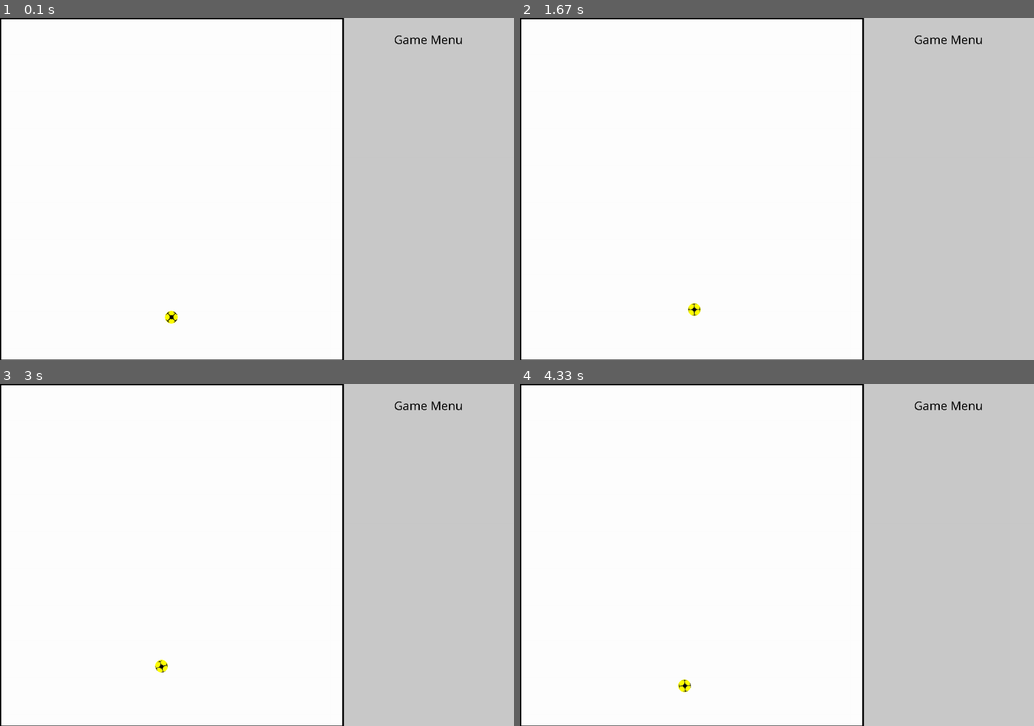
Above: before the commit, frames 1-4 (two rows, left to right).
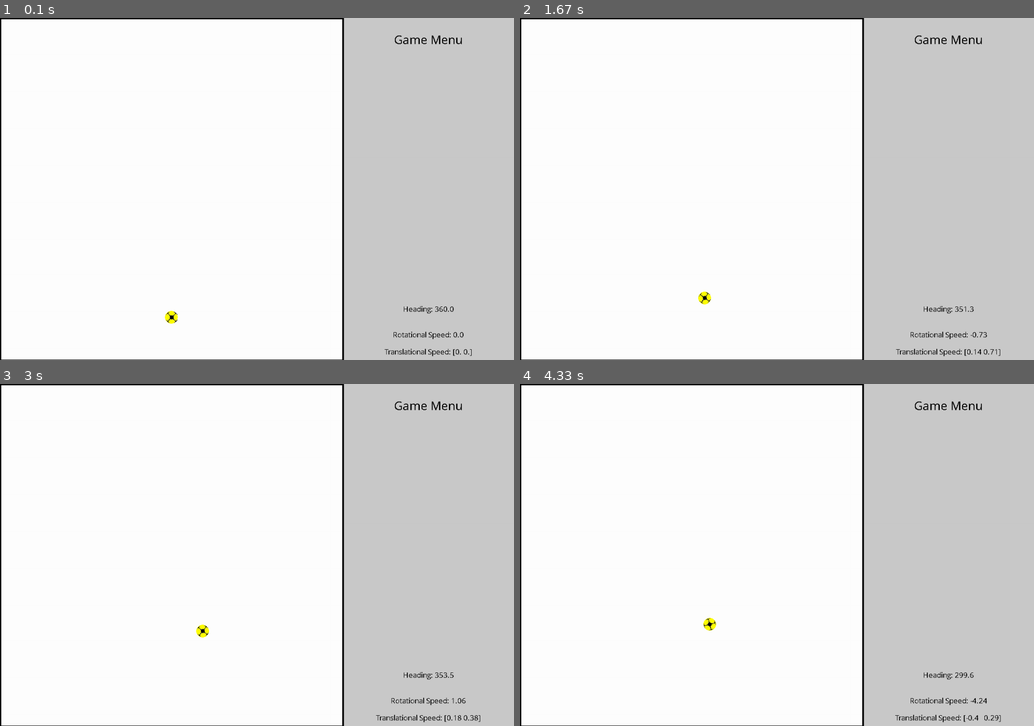
Above: after the commit, the same moments.

Repository: Erikx3/2D_Pygame_Drone_Simulation
Game: pygame game, started from main.py
Two runs of this game, one before a commit and one after it. Both use one fixed random seed, a clock stepped at 60 frames per second and the inputs below.
Inputs:
- Up to frame 1 (0.1 s): no input
- Up to frame 2 (1.67 s): hold A 0.33-0.8 s; hold Right 0.33-0.8 s; hold Right 0.83-1.3 s; hold D 0.83-1.3 s; hold Up 1.33-1.63 s
- Up to frame 3 (3 s): hold Right 1.67-2.13 s; hold D 1.67-2.13 s; hold Left 2.17-2.7 s; hold A 2.17-2.7 s; hold Down from 2.73 s (still down)
- Up to frame 4 (4.33 s): release Down at 3.03 s; hold Left 3.07-3.47 s; hold A 3.07-3.47 s; hold Up 3.5-3.87 s; hold Right from 3.9 s (still down); hold D from 3.9 s (still down)

The runs differ from the first frame. In frame 1, 0.4% of the frame differs, in the area x 32-92%, y 84-99%; in frame 2, 0.5%; in frame 3, 0.5%, in the area x 30-94%, y 70-99%; in frame 4, 0.5%.

Commit message:
Make first working flying manuell dynamics :)!

Diff:
--- a/drone.py
+++ b/drone.py
@@ -13,6 +13,8 @@
         # TODO: Think about adding these to Game Menu
         self.radius = 0.15  # [m]
         self.drone_mass = 1  # [kg]
+        self.damp_t = 0.5  # translational damping [kg/s]
+        self.damp_r = 0.05  # rotational damping [kg*m^2/s]
 
         self.x0 = (self.env.PLAYGROUND_WIDTH / 2) / self.env.m_to_pxl  # Initial Position in x [m]
         self.y0 = 100 / self.env.m_to_pxl  # Initial Position in y [m]
@@ -30,35 +32,63 @@
         self.pos = np.array([self.x0, self.y0])  # x and y
         self.psi = self.psi0  # Yaw angle [rad] (always equal to body frame, since we do not have pitch, roll)
         self.speed_nav = np.array([0, 0])
-        # Set state, forces and dynamic values (all in body frame!!)
+
+        # Set state, forces and dynamic values in BODY FRAME!!
         self.r = 0  # Yaw Rate [rad/s]
         self.r_dot = 0  # Yaw Acc [rad/s^2]
-        self.speed = np.array([0, 0])  # x_dot, y_dot
-        self.acc = np.array([0, 0])  # x_dot_dot, y_dot_dot
-        self.F = np.array([0, 0])  # F_x and F_y (total forces)
-        self.F_drag = np.array([0, 0])  # F_drag_x, F_drag_y
-        self.F_user = np.array([0, 0])  # User force input (since 2D)
+        self.speed = np.array([0, 0])  # u, v [m/s]
+        self.acc = np.array([0, 0])  # u_dot, v_dot [m/s^2]
+        self.F = np.array([0, 0])  # F_xb and F_yb (total forces)
+        self.F_drag = np.array([0, 0])  # F_drag_xb, F_drag_yb
+        self.F_user = np.array([0.0, 0.0])  # User force input
+        self.M = 0  # total moment [Nm]
+        self.M_drag = 0
+        self.M_user = 0.0
+        self.body_to_nav = np.array([[0, 0],
+                                    [0, 0]])  # Init transformation matrix
+        self.J = 0.5*self.drone_mass*self.radius**2  # Inertia formula for thin circular disk
 
-        self.body_to_nav = np.array([[0, 0],
-                                    [0, 0]])
-
+    # TODO: Add vector with optional buttons for displaying
     def equation_of_motion(self):
         self.body_to_nav = np.array([[np.cos(self.psi), -np.sin(self.psi)],
                                     [np.sin(self.psi), np.cos(self.psi)]])
         # simple semi-implicit-euler used here
-        self.speed = self.speed + self.acc * self.env.dt
-        self.speed_nav = np.dot(self.body_to_nav, self.speed)
+        # self.speed = self.speed + self.acc * self.env.dt
+        # self.speed_nav = np.dot(self.body_to_nav, self.speed)
+        self.speed_nav = self.speed_nav + np.dot(self.body_to_nav, self.acc) * self.env.dt
+        self.speed = np.dot(np.linalg.inv(self.body_to_nav), self.speed_nav)
         self.pos = self.pos + self.speed_nav * self.env.dt
-        self.psi = (self.psi + self.r + 2 * np.pi) % (2 * np.pi) # Values are always between 0 and 2 pi
         self.r = self.r + self.r_dot * self.env.dt
+        self.psi = (self.psi + self.r * self.env.dt + 2 * np.pi) % (2 * np.pi)  # Values are always between 0 and 2 pi
 
     def calculate_forces(self):
-        self.acc = np.array([0.1, 0.1])
-        self.r_dot = 0.01
+        # Calculate Drag Forces
+        self.F_drag = self.speed * self.damp_t * -1
+        self.M_drag = self.r * self.damp_r * -1
+        # Calculate total forces
+        self.F = self.F_user + self.F_drag
+        self.M = self.M_user + self.M_drag
+        # Calculate accelerations
+        # TODO: check rotation changes body's vel(acc)?? np.dot(np.array([[0, self.r], [-self.r, 0]]), self.speed)
+        self.acc = self.F / self.drone_mass
+        self.r_dot = self.M / self.J
 
     def update_physics(self):
         self.calculate_forces()
         self.equation_of_motion()
+
+    def update_draw(self):
+        self.draw_drone()
+        self.draw_info()
+
+    def draw_info(self):
+        speed_t_str = "Translational Speed: " + str(np.round(self.speed_nav, 2))
+        speed_rot_str = "Rotational Speed: " + str(np.round(self.r, 2))
+        # Need to transform for user, since positive angle in my x-y coord would mean left around is positive
+        heading_str = "Heading: " + str(abs(np.round(self.psi * 180 / np.pi - 360, 1)))
+        self.env.display_text(speed_t_str, (self.env.MENU_MID_COORD, self.env.SCREEN_HEIGHT - 20), 18)
+        self.env.display_text(speed_rot_str, (self.env.MENU_MID_COORD, self.env.SCREEN_HEIGHT - 60), 18)
+        self.env.display_text(heading_str, (self.env.MENU_MID_COORD, self.env.SCREEN_HEIGHT - 120), 18)
 
     def draw_drone(self):
         img = pygame.transform.rotozoom(self.orig_img, self.psi*180/np.pi, 1)
@@ -67,4 +97,46 @@
         # Add circle for better boundary visibility
         pygame.draw.circle(self.env.screen, self.env.YELLOW_t, img_rect.center, self.radius_pxl)
         self.env.screen.blit(img, img_rect)
-        # TODO: Remember to draw drone only w.r.t to original picture
+
+    def check_user_input(self, pressed):
+        self.F_user = np.array([0, 0])
+        self.M_user = 0
+        if pressed[pygame.K_LEFT]:
+            self.F_user[0] += -1
+        if pressed[pygame.K_RIGHT]:
+            self.F_user[0] += 1
+        if pressed[pygame.K_UP]:
+            self.F_user[1] += 1
+        if pressed[pygame.K_DOWN]:
+            self.F_user[1] += -1
+        if pressed[pygame.K_a]:
+            self.M_user += 0.25
+        if pressed[pygame.K_d]:
+            self.M_user += -0.25
+        # if event.type == pygame.KEYDOWN:
+        #     if event.key == pygame.K_LEFT:
+        #         self.F_user[0] = -1
+        #     if event.key == pygame.K_RIGHT:
+        #         self.F_user[0] = 1
+        #     if event.key == pygame.K_UP:
+        #         self.F_user[1] = 1
+        #     if event.key == pygame.K_DOWN:
+        #         self.F_user[1] = -1
+        #     if event.key == pygame.K_a:
+        #         self.M_user = -0.25
+        #     if event.key == pygame.K_d:
+        #         self.M_user = 0.25
+        #
+        # if event.type == pygame.KEYUP:
+        #     if event.key == pygame.K_LEFT:
+        #         self.F_user[0] = 0
+        #     if event.key == pygame.K_RIGHT:
+        #         self.F_user[0] = 0
+        #     if event.key == pygame.K_UP:
+        #         self.F_user[1] = 0
+        #     if event.key == pygame.K_DOWN:
+        #         self.F_user[1] = 0
+        #     if event.key == pygame.K_a:
+        #         self.M_user = 0
+        #     if event.key == pygame.K_d:
+        #         self.M_user = 0
--- a/environment.py
+++ b/environment.py
@@ -28,6 +28,7 @@
         # Create clock
         self.clock = pygame.time.Clock()
         self.dt = 0
+        self.total_time = 0
         # Create the screen object
         self.screen = pygame.display.set_mode((self.SCREEN_WIDTH, self.SCREEN_HEIGHT))
         # Set Caption
@@ -36,12 +37,13 @@
         self.screen.fill(self.WHITE)
         # Variable to keep the main loop running
         self.running = True
-        # Create game menu on the right
-        self.create_game_menu()
+        # Create help variables
+        self.MENU_MID_COORD = self.PLAYGROUND_WIDTH + (self.SCREEN_WIDTH - self.PLAYGROUND_WIDTH) / 2
 
     def update(self):
         # TODO: Check of "Fixing time Step" is necessary
         self.dt = self.clock.tick_busy_loop(60) / 1000  # [s]
+        self.total_time += self.dt  # [s]
 
     def mysys_to_pygame(self, coord_array):
         """
@@ -80,25 +82,29 @@
         self.screen.blit(panel_surf, (self.PLAYGROUND_WIDTH, 0))  # (0,0) are the top-left coordinates
         # panel bar description
         self.display_text("Game Menu",
-                          (self.PLAYGROUND_WIDTH + (self.SCREEN_WIDTH - self.PLAYGROUND_WIDTH) / 2, 50),
+                          (self.MENU_MID_COORD, 50),
                           fontsize=30)
 
     def draw_environment(self):
         self.screen.fill(self.WHITE)
         self.create_game_menu()
 
-    def display_text(self, text: str, pos: tuple, fontsize: int = 12) -> None:
+    def display_text(self, text: str, pos, fontsize: int = 12, align: str = 'center') -> None:
         """
         Function to create text with coordinates given in center!
 
+        :param align: left or center alignment
         :param text: Text to display
-        :param pos: center position of text as tuple coordinate
+        :param pos: center position of text
         :param fontsize: fontsize number
         """
         my_font = pygame.font.SysFont('Comic Sans MS', fontsize)
         text_surface = my_font.render(text, False, self.BLACK)
         text_rect = text_surface.get_rect()
-        text_rect.center = pos
+        if align == 'center':
+            text_rect.center = pos
+        else:
+            text_rect.midleft = pos
         self.screen.blit(text_surface, text_rect)
 
     def check_quit_event(self, event):
--- a/main.py
+++ b/main.py
@@ -26,6 +26,10 @@
 
         # for loop through the event queue
         for event in pygame.event.get():
+            # Get Keys which are held down
+            pressed = pygame.key.get_pressed()
+            drone.check_user_input(pressed)
+            # Check for quiting options
             env.check_quit_event(event)
 
         # Update Physics
@@ -37,8 +41,8 @@
         # Draw all obstacles
         obstacles.draw_all_obstacles()
 
-        # Draw drone position
-        drone.draw_drone()
+        # Draw drone position and info
+        drone.update_draw()
 
         # Update the display
         pygame.display.flip()
